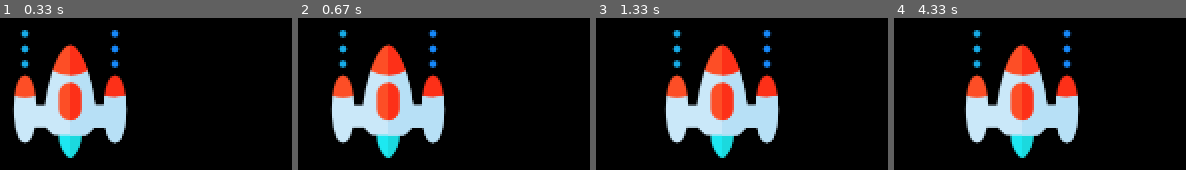
Above: before the commit, frames 1-4 (left to right).
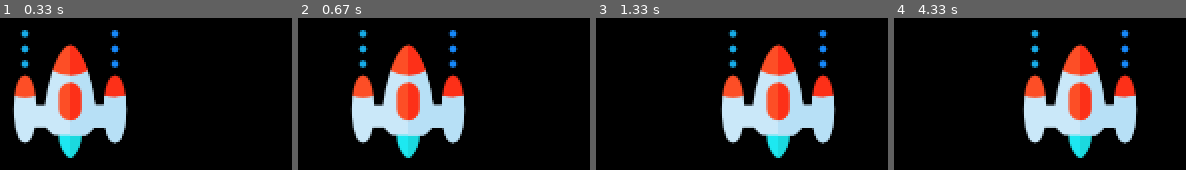
Above: after the commit, the same moments.

Repository: adrianomisina/space-invaders-pygame
Game: pygame game, started from main.py
The game is run twice, just before and just after one commit, with the same random seed, the same clock (stepped at 60 frames per second) and the same inputs.
Inputs:
- Up to frame 1 (0.33 s): no input
- Up to frame 2 (0.67 s): hold Right from 0.33 s (still down)
- Up to frame 3 (1.33 s): release Right at 0.8 s; hold Right 0.83-1.3 s
- Up to frame 4 (4.33 s): hold Left 1.33-1.87 s; hold Left 1.9-2.3 s; hold Right 2.33-2.97 s; hold Left 3-3.47 s; hold Right 3.5-3.97 s; hold Right from 4 s (still down)

Frame 1 is identical in both runs. In frame 2, 20% of the frame differs, in the area x 10-58%, y 7-93%; in frame 3, 24%; in frame 4, 25%, in the area x 23-84%, y 7-93%.

Commit message:
feat: limitação de borda

Diff:
--- a/main.py
+++ b/main.py
@@ -1,34 +1,34 @@
 # import pygame
 import pygame
 
-#Initialize the pygame
+# Inicializa o pygame
 pygame.init()
 
-#create the screen
+# Cria a tela
 screen = pygame.display.set_mode((800, 600))
 
-#Caption and Icon
+# Define o título e o ícone da janela
 pygame.display.set_caption("Space Invaders")
-icon = pygame.image.load('ufo.png')
-pygame.display.set_icon(icon)
+icon = pygame.image.load('ufo.png')  # Carrega a imagem do ícone
+pygame.display.set_icon(icon)  # Define o ícone da janela
 
-#Player
-playerImg = pygame.image.load('player.png')
-playerX = 370
-playerY = 480
-playerX_change = 0
+# Jogador
+playerImg = pygame.image.load('player.png')  # Carrega a imagem do jogador
+playerX = 370  # Posição inicial do jogador no eixo X
+playerY = 480  # Posição inicial do jogador no eixo Y
+playerX_change = 0  # Variável para controlar a mudança na posição X do jogador
 
+# Função para desenhar o jogador na tela
 def player(x, y):
-    screen.blit(playerImg, (x, y))
+    screen.blit(playerImg, (x, y))  # Desenha o jogador na posição (x, y)
 
-
-#Game Loop
+# Loop do jogo
 running = True  # Variável de controle para manter o loop do jogo rodando
 
 # Enquanto a variável 'running' for True, o loop continuará
 while running:
 
-    # RGB - Red, Green, Blue
+    # Preenche a tela com a cor preta (RGB - Red, Green, Blue)
     screen.fill((0, 0, 0))
 
     # Captura todos os eventos que estão acontecendo no jogo (como cliques, teclas pressionadas, etc.)
@@ -40,19 +40,36 @@
             # Se o evento for de fechar a janela, define 'running' como False, encerrando o loop
             running = False
 
-        # if keystroke is preesed check wheter its right or lft
+        # Verifica se uma tecla foi pressionada
         if event.type == pygame.KEYDOWN:
-            print("A keystoke is pressed")
+            print("Uma tecla foi pressionada")
+
+            # Se a tecla pressionada for a seta para a esquerda, move o jogador para a esquerda
             if event.key == pygame.K_LEFT:
-                playerX_change = -0.5
+                playerX_change = -1.0
+
+            # Se a tecla pressionada for a seta para a direita, move o jogador para a direita
             if event.key == pygame.K_RIGHT:
-                playerX_change = 0.5
+                playerX_change = 1.0
+
+        # Verifica se uma tecla foi solta
         if event.type == pygame.KEYUP:
+
+            # Se a tecla solta for a seta para a esquerda ou direita, para o movimento do jogador
             if event.key == pygame.K_LEFT or event.key == pygame.K_RIGHT:
                 playerX_change = 0
 
+    # Atualiza a posição do jogador no eixo X
     playerX += playerX_change
+
+    #limite de borda left e right
+    if playerX <=0:
+        playerX = 0
+    elif playerX >= 736:
+        playerX = 736
+
+    # Chama a função para desenhar o jogador na nova posição
     player(playerX, playerY)
+
+    # Atualiza a tela
     pygame.display.update()
-
-    #38:23
